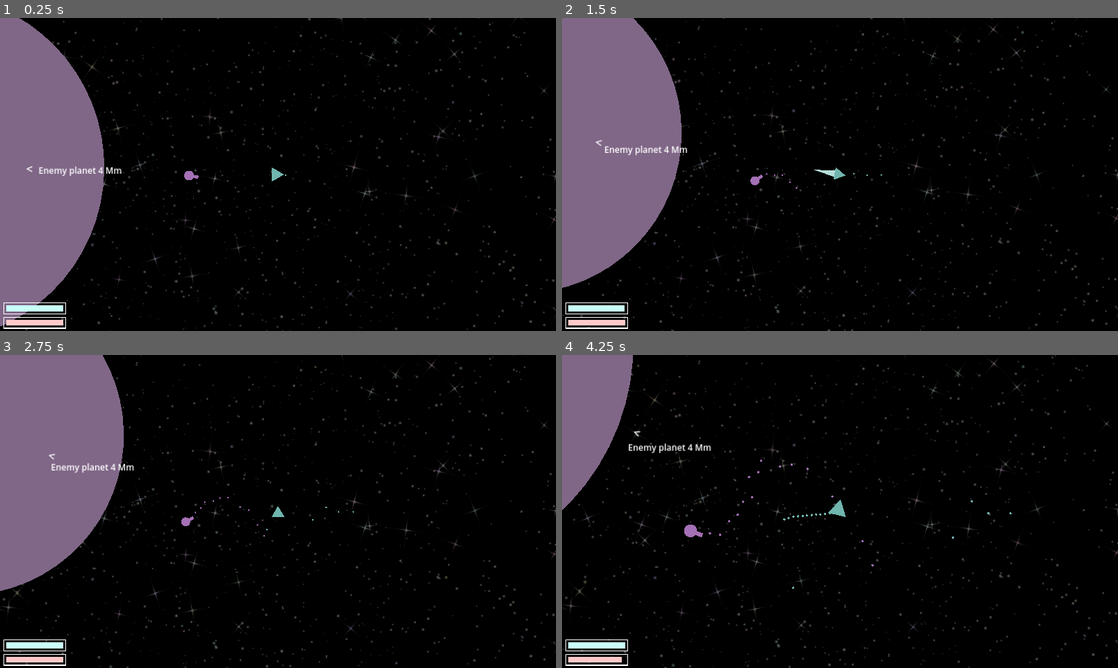
Above: before the commit, frames 1-4 (two rows, left to right).
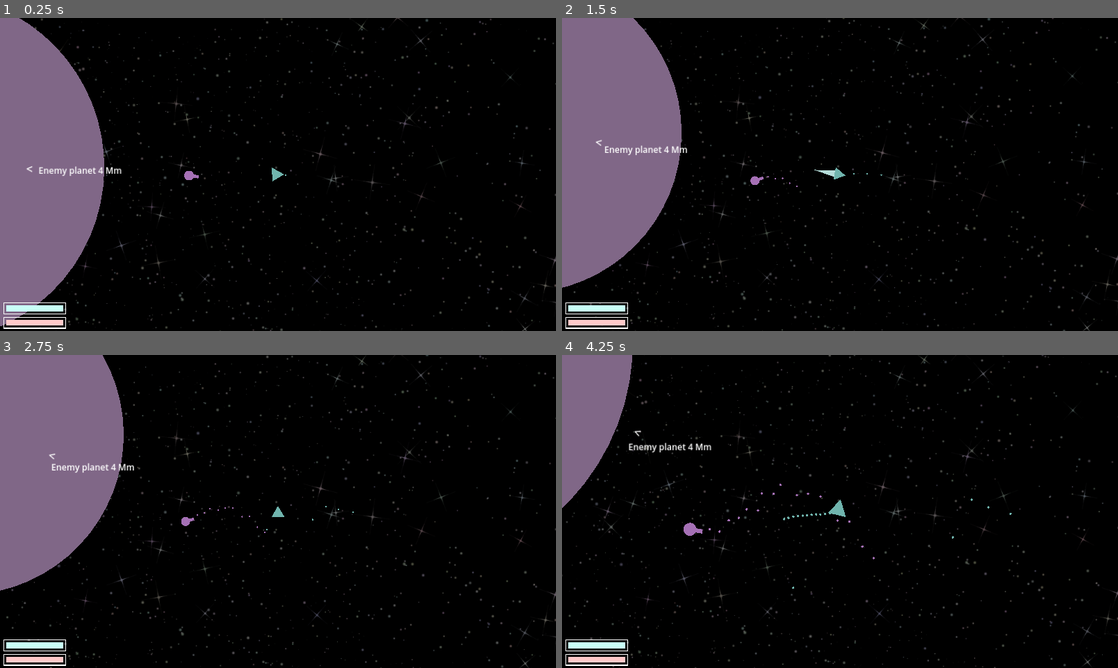
Above: after the commit, the same moments.

Repository: mcjohnalds/orbital-clash
Game: Godot game, scene res://level.tscn
The game is run twice, just before and just after one commit, with the same random seed, the same clock (stepped at 60 frames per second) and the same inputs.
Inputs (mouse positions are in pixels of both pictures, inside the frame that each line leads up to):
- Up to frame 1 (0.25 s): no input
- Up to frame 2 (1.5 s): tap Enter at 0.5 s; move the mouse to (962, 158) at 0.52 s; tap Mouse wheel down (scroll_down) at 0.6 s; click (962, 158) at 0.67 s; move the mouse to (728, 190) at 1.27 s; tap Mouse wheel up (scroll_up) at 1.35 s; click (728, 190) at 1.42 s
- Up to frame 3 (2.75 s): move the mouse to (333, 442) at 2.02 s; tap 1 at 2.1 s; click (333, 442) at 2.17 s
- Up to frame 4 (4.25 s): move the mouse to (812, 574) at 2.77 s; tap 2 at 2.85 s; click (812, 574) at 2.92 s; move the mouse to (1006, 558) at 3.52 s; tap Mouse wheel down (scroll_down) at 3.6 s; click (1006, 558) at 3.67 s

The runs differ from the first frame. In frame 1, 2.6% of the frame differs, in the area x 3-100%, y 0-100%; in frame 2, 2.5%; in frame 3, 2.7%; in frame 4, 3.4%, in the area x 0-100%, y 0-100%.

Commit message:
changes

Diff:
--- a/level.gd
+++ b/level.gd
@@ -6,7 +6,8 @@
 const PLANET_ENEMY_COLOR := Color("806787")
 const PLANET_PLAYER_COLOR := Color("678784")
 const GRAVITY := 9.8
-const ENEMY_DAMAGE := 0.05
+const ENEMY_DAMAGE := 0.17
+const PLAYER_DAMAGE_COOLDOWN := 8.0
 @onready var player: Player = $Player
 @onready var bullet_scene := preload("res://bullet.tscn")
 @onready var moon_scene := preload("res://moon.tscn")
@@ -83,6 +84,7 @@
 	player.exhaust.visible = thrusting
 	var boost_m := -0.2 if thrusting else 0.1
 	player.boost = clampf(player.boost + boost_m * delta, 0.0, 1.0)
+	player.boost = 1.0
 
 	for planet: Planet in get_tree().get_nodes_in_group("planets"):
 		var v := planet.global_position - player.global_position
@@ -129,6 +131,14 @@
 		add_child(bullet)
 		bullet.color_circle.color = Player.COLOR
 
+	var damage_cooldown := get_ticks_sec() - player.last_hit_at < PLAYER_DAMAGE_COOLDOWN
+	if damage_cooldown:
+		if fmod(get_ticks_sec(), 0.2) < 0.1:
+			player.modulate.a = 0.3
+		else:
+			player.modulate.a = 1.0
+	else:
+		player.modulate.a = 1.0
 
 func physics_process_planets(delta: float) -> void:
 	for planet: Planet in get_tree().get_nodes_in_group("planets"):
@@ -163,7 +173,10 @@
 				enemy.last_fired_at = get_ticks_sec()
 				var bullet: Bullet = bullet_scene.instantiate()
 				bullet.position = enemy.position
-				var bullet_angle := enemy.position.angle_to_point(player.position) + (0.1 * sin(get_ticks_sec()) + 0.02 * randf_range(-1.0, 1.0)) * TAU
+				var player_angle := enemy.position.angle_to_point(player.position)
+				var spray := 0.05 * sin(get_ticks_sec()) * TAU
+				var spread := 0.02 * randf_range(-1.0, 1.0) * TAU
+				var bullet_angle := player_angle + spray + spread
 				enemy.rotation = bullet_angle
 				var bullet_dir := Vector2.from_angle(bullet_angle)
 				bullet.velocity = velocity + bullet_dir * BULLET_SPEED
@@ -260,7 +273,9 @@
 
 
 func on_bullet_body_entered(body: Node2D, bullet: Bullet) -> void:
-	if body is Player and bullet.source == Bullet.Source.ENEMY:
+	var damage_cooldown := get_ticks_sec() - player.last_hit_at < PLAYER_DAMAGE_COOLDOWN
+	if body is Player and bullet.source == Bullet.Source.ENEMY and not damage_cooldown:
+		player.last_hit_at = get_ticks_sec()
 		player.health = maxf(player.health - ENEMY_DAMAGE, 0.0)
 		if player.health == 0.0:
 			player.alive = false
--- a/level.tscn
+++ b/level.tscn
@@ -51,16 +51,16 @@
 [node name="Planets" type="Node2D" parent="."]
 
 [node name="Planet1" parent="Planets" instance=ExtResource("4_fc4mb")]
-position = Vector2(-17796, -8713)
+position = Vector2(-6157, -4122)
 
 [node name="Planet2" parent="Planets" instance=ExtResource("4_fc4mb")]
-position = Vector2(6151, 14726)
+position = Vector2(4054, 11554)
 
 [node name="Planet3" parent="Planets" instance=ExtResource("4_fc4mb")]
-position = Vector2(31294, 36964)
+position = Vector2(22693, 26159)
 
 [node name="Planet4" parent="Planets" instance=ExtResource("4_fc4mb")]
-position = Vector2(21419, 41785)
+position = Vector2(12818, 30980)
 
 [node name="CanvasLayer" type="CanvasLayer" parent="."]
 
--- a/player.gd
+++ b/player.gd
@@ -14,3 +14,4 @@
 var cannon_last_fired_at := -10000.0
 var auto_turret_enabled := false
 var auto_turret_last_fired_at := -10000.0
+var last_hit_at := -10000.0
